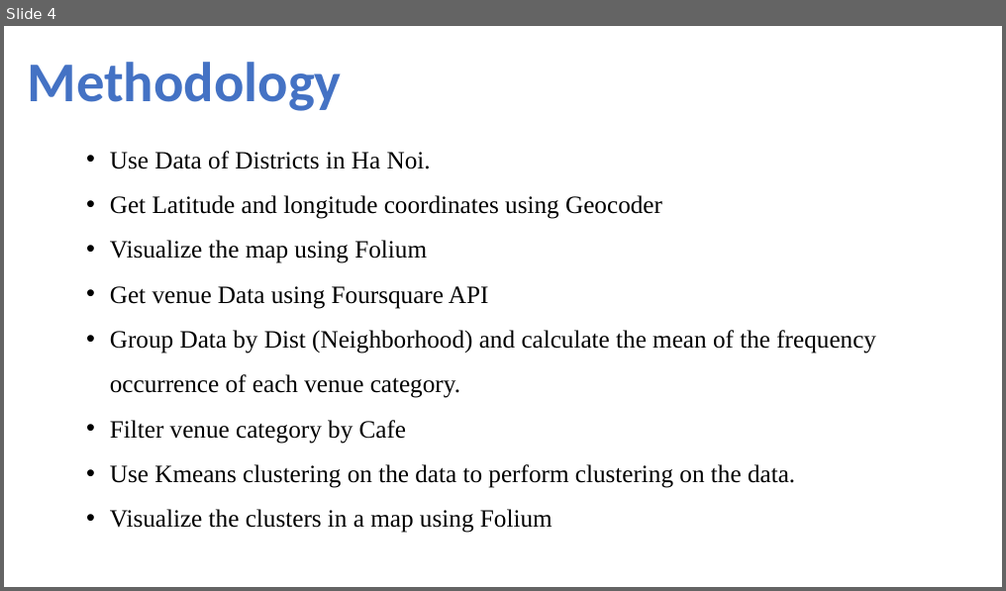
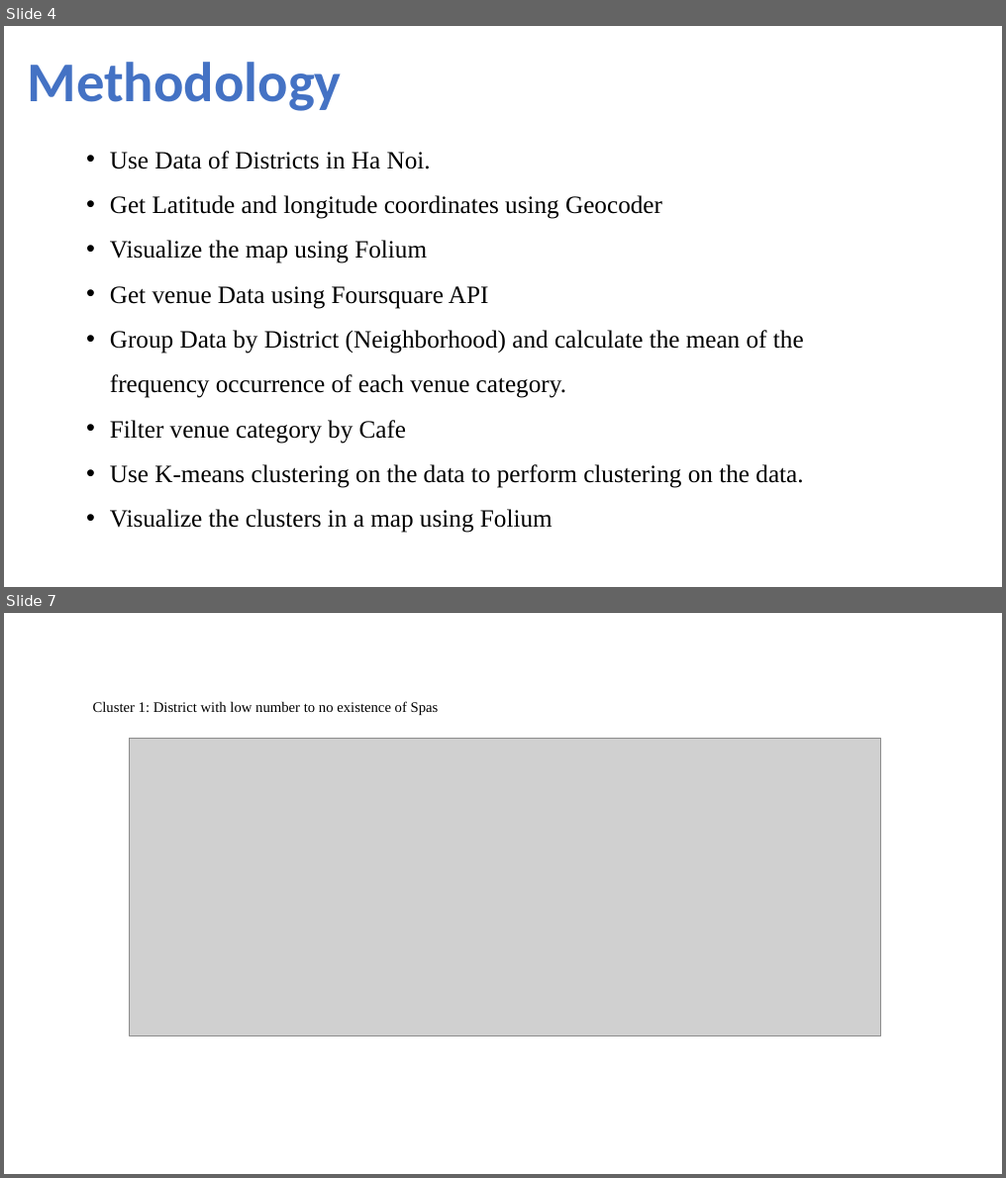
Before and after one commit to nxtacctau/Coursera_Capstone, a slide deck: Coursera Capstone Project Presentation Toannx.pptx. Shown one above the other, each under a label of ours: slide 4 before the commit, slides 4 and 7 after it; the slides between them are not shown. The pictures are 1006x591 and 1006x1178 pixels, drawn with LibreOffice and Linux fonts; fonts in the diff are those of the drawing; grey boxes stand for pictures. Boxes give left, top, right and bottom in pixels: in the first picture for what was removed or moved away, otherwise in the second. Text is boxed around its words. In the diff, an @@ line names an element or a change of style, - is before the commit and + after.

```diff
--- a/Coursera Capstone Project Presentation Toannx.pptx
+++ b/Coursera Capstone Project Presentation Toannx.pptx
@@ slide 7 added at (4, 613, 1002, 1174), background #FFFFFF @@
@@ text added at (93, 701, 439, 715), 14 pt, text #000000 @@
+Cluster 1: District with low number to no existence of Spas
@@ picture added at (130, 738, 881, 1036) @@
@@ slide 4 changed as well @@
@@ text at (110, 330, 804, 398): text changed @@
-• Group Data by Dist (Neighborhood) and calculate the mean of the frequency occurrence of each venue category.
+• Group Data by District (Neighborhood) and calculate the mean of the frequency occurrence of each venue category.
@@ text at (110, 465, 803, 488): text changed @@
-• Use Kmeans clustering on the data to perform clustering on the data.
+• Use K-means clustering on the data to perform clustering on the data.
```
Also in this commit, not shown: 6 other slides changed, 3 other slides added, 4 other files.
